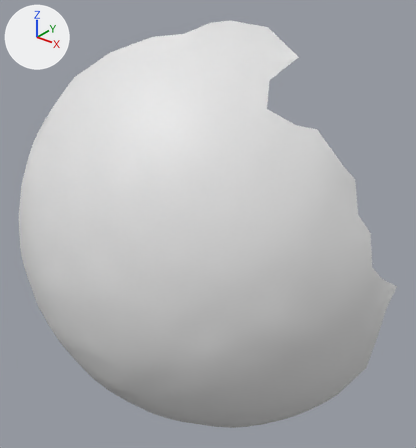
One commit to the OBJ model res/final/onecam_fullvolume/06/cleanedup/FullVolium.000279.obj: the scene before it, then after it.
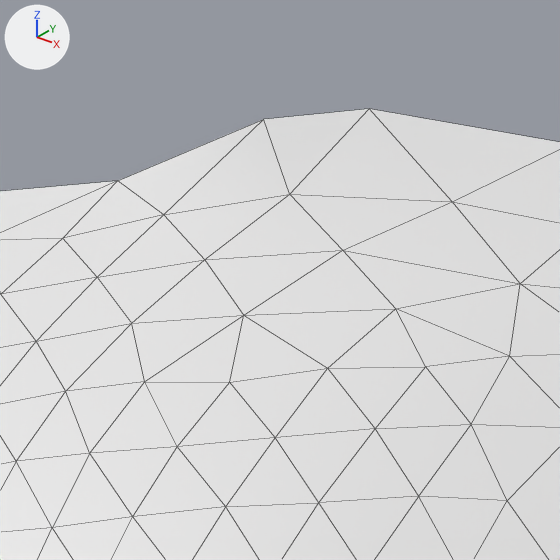
Old and new are each drawn whole from a 50 mm lens placed at (-145.2, -156.9, 248.6), pointed at (-257.5, -16.6, 161.6) and again close up on the part from 39% to 64% of the width and 0% to 23% of the height. Every picture has the same lights, and +X, +Y and +Z are marked at upper left. The close-ups show mesh edges as thin lines. Where no turn or scale is listed for an object, it has been applied to the vertices.

Script lines for the objects in view, before the commit:
```python
me_fullvolium_000279 = bpy.data.meshes.new('FullVolium.000279')
me_fullvolium_000279.from_pydata(...)  # 1260 vertices, 2463 faces; spans x -337.0..-194.0, y -67.0..7.0, z 74.0..227.0
# before: 596 (-264.0, -17.0, 222.0) at pixel (163, 214), 667 (-269.0, -14.0, 223.0) at pixel (117, 180), 668 (-258.0, -12.0, 223.0) at pixel (289, 194), 1258 (-261.0, -1.0, 227.0) at pixel (369, 108), 1259 (-262.0, -9.0, 227.0) at pixel (263, 119)
ob_fullvolium_000279 = bpy.data.objects.new('FullVolium.000279', me_fullvolium_000279)
ob_fullvolium_000279.location = (0.0, 0.0, 0.0)
```
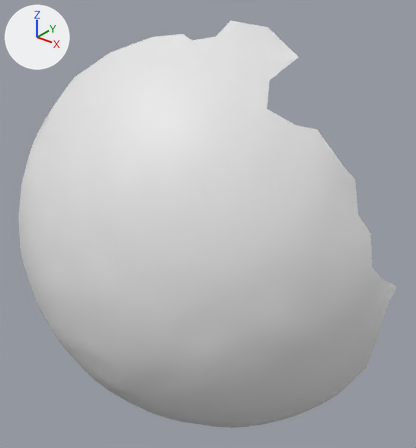
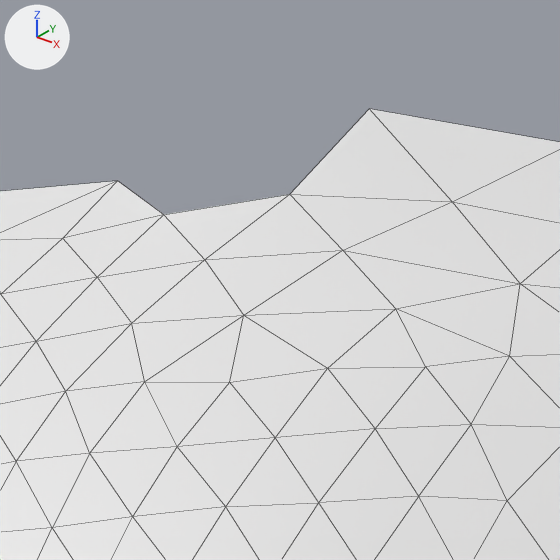
Where the change shows, as pixel boxes (x1, y1, x2, y2) in the close-ups (560 x 560 px):
part 1 of me_fullvolium_000279, deleted: before (118, 109, 369, 214)

What changed in the scene script:
```text
Change me_fullvolium_000279:
    where me_fullvolium_000279.from_pydata(...)  # 1260 vertices, 2463 faces; spans x -337.0..-194.0, y -67.0..7.0, z 74.0..227.0
    used by ob_fullvolium_000279; location = (0.0, 0.0, 0.0)
    verts and faces of me_fullvolium_000279; kept vertices keep their numbers, new ones are numbered from 1260
    me_fullvolium_000279 part 1
    add delete_vertices([1259])  # with the faces that use them
```
